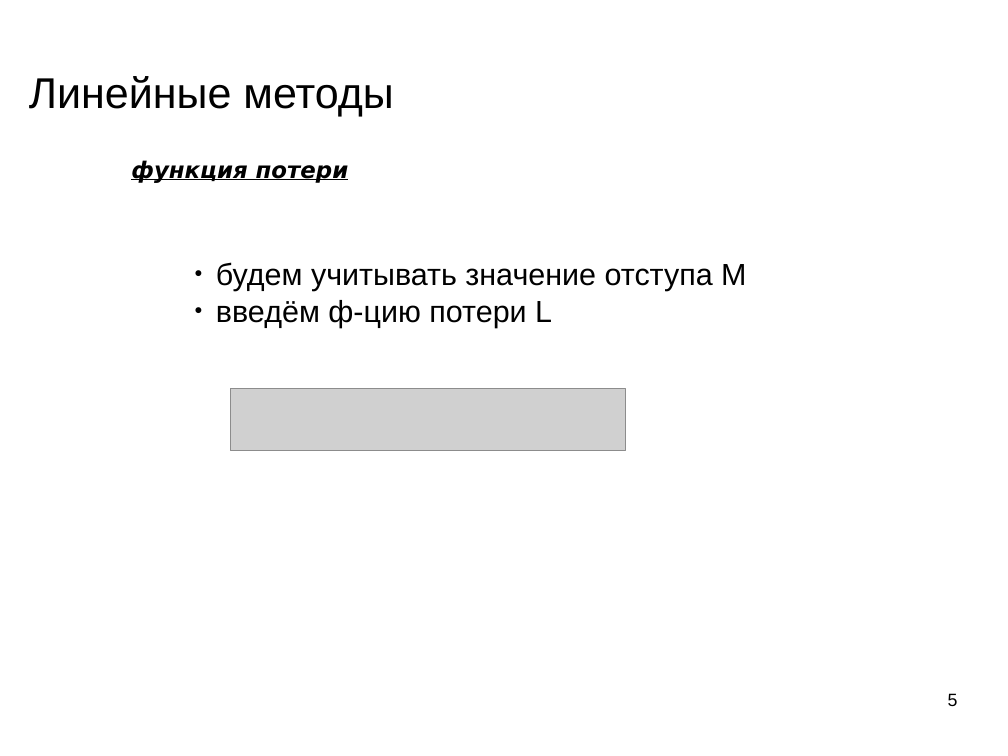
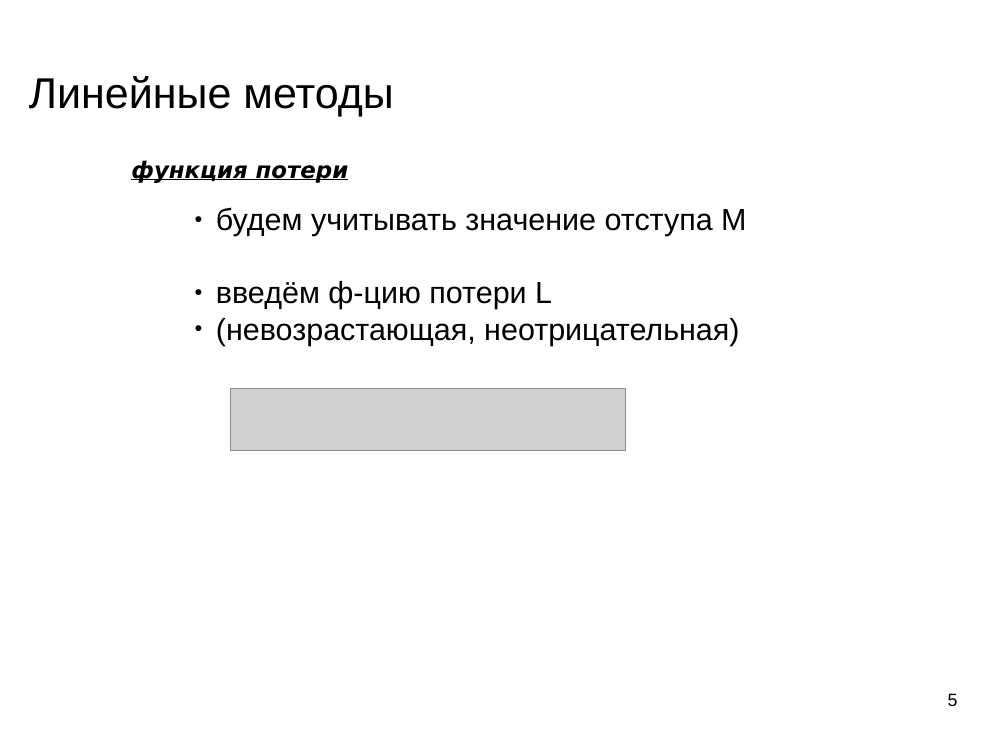
Before and after one commit to mechanoid5/ml_lectorium_legacy, a slide deck: slide 5 of 09-linear.odp. Drawn at 1008x756 pixels with LibreOffice and Linux fonts; fonts in the diff are those of the drawing; grey boxes stand for pictures; background and template pictures are left out. Boxes give left, top, right and bottom in pixels: in the first picture for what was removed or moved away, otherwise in the second. Text is boxed around its words. In the diff, an @@ line names an element or a change of style, - is before the commit and + after.

```diff
--- a/09-linear.odp
+++ b/09-linear.odp
@@ text "будем учитывать значение отступа M": place and size @@
-text "будем учитывать значение отступа M" at [216, 262, 746, 327]
+text "будем учитывать значение отступа M" at [216, 207, 746, 346]
@@ text at [216, 318, 739, 346]: paragraph added @@
+● (невозрастающая, неотрицательная)
```
Also in this commit, not shown: 1 other slide changed, 7 slides added, 25 slides removed.
